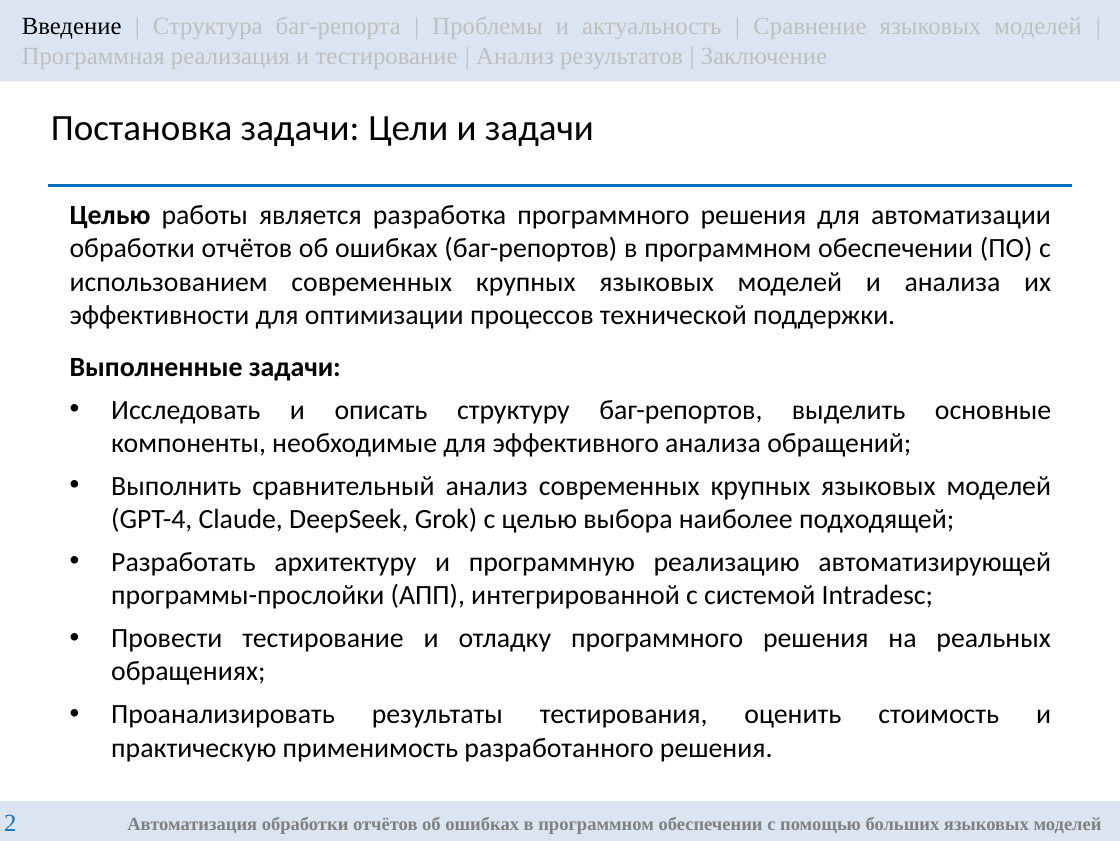
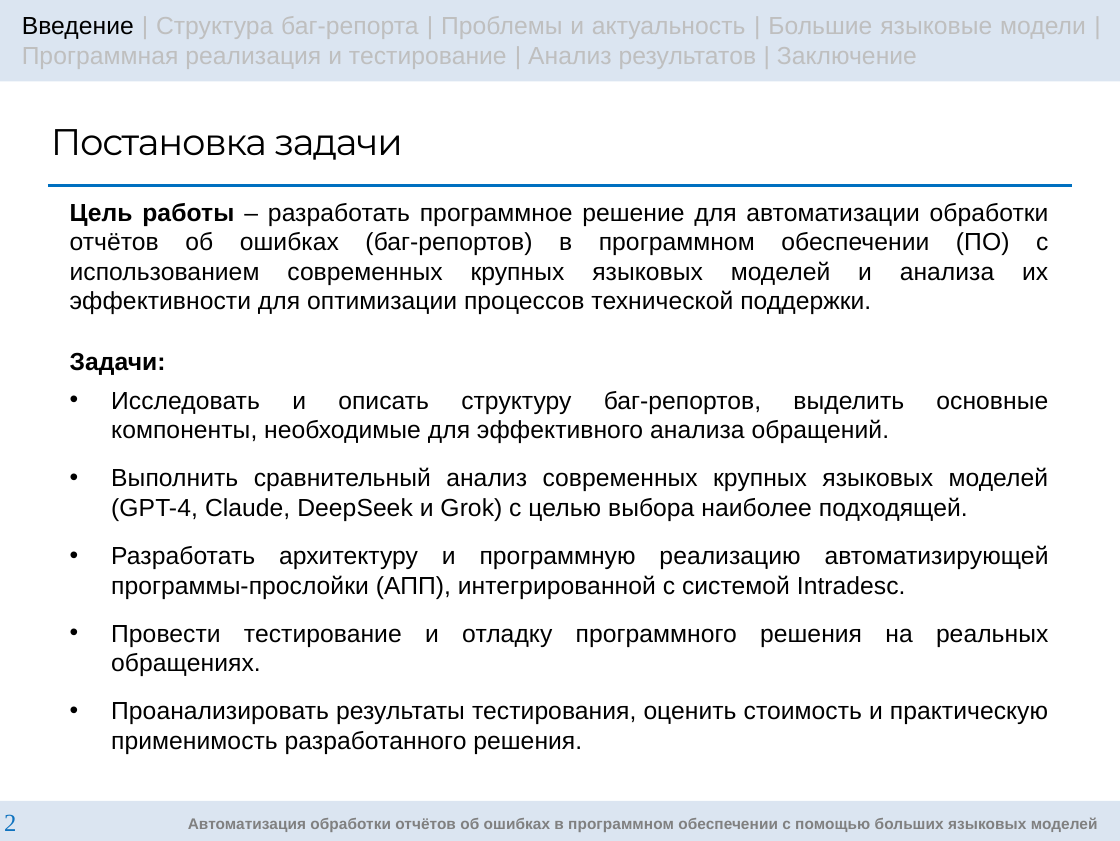
Before and after one commit to g3ntIeman/VKR_Gunko_Nikita, a slide deck: slide 2 of masters/ВКР/Презентация/GunkoNM_RK6-42M_Presentation.pptx. Drawn at 1120x841 pixels with LibreOffice and Linux fonts; fonts in the diff are those of the drawing. Boxes give left, top, right and bottom in pixels: in the first picture for what was removed or moved away, otherwise in the second. Text is boxed around its words. In the diff, an @@ line names an element or a change of style, - is before the commit and + after.

Commit message:
Uploaded last version VKR & presentation

```diff
--- a/masters/ВКР/Презентация/GunkoNM_RK6-42M_Presentation.pptx
+++ b/masters/ВКР/Презентация/GunkoNM_RK6-42M_Presentation.pptx
@@ text in rectangle at (x1=22, y1=16, x2=1086, y2=69): text changed; font Times New Roman to Arial @@
-Введение | Структура баг-репорта | Проблемы и актуальность | Сравнение языковых моделей | Программная реализация и тестирование | Анализ результатов | Заключение
+Введение | Структура баг-репорта | Проблемы и актуальность | Большие языковые модели | Программная реализация и тестирование | Анализ результатов | Заключение
@@ title at (x1=51, y1=129, x2=402, y2=160): text changed; font Calibri to Montserrat @@
-Постановка задачи: Цели и задачи
+Постановка задачи
@@ text at (x1=70, y1=203, x2=1049, y2=676): text changed; size 9 to 8 pt; font Calibri to Arial @@
-Целью работы является разработка программного решения для автоматизации обработки отчётов об ошибках (баг-репортов) в программном обеспечении (ПО) с использованием современных крупных языковых моделей и анализа их эффективности для оптимизации процессов технической поддержки.
-Выполненные задачи:
-• Исследовать и описать структуру баг-репортов, выделить основные компоненты, необходимые для эффективного анализа обращений;
-• Выполнить сравнительный анализ современных крупных языковых моделей (GPT-4, Claude, DeepSeek, Grok) с целью выбора наиболее подходящей;
-• Разработать архитектуру и программную реализацию автоматизирующей программы-прослойки (АПП), интегрированной с системой Intradesc;
-• Провести тестирование и отладку программного решения на реальных обращениях;
+Цель работы – разработать программное решение для автоматизации обработки отчётов об ошибках (баг-репортов) в программном обеспечении (ПО) с использованием современных крупных языковых моделей и анализа их эффективности для оптимизации процессов технической поддержки.
+Задачи:
+• Исследовать и описать структуру баг-репортов, выделить основные компоненты, необходимые для эффективного анализа обращений.
+• Выполнить сравнительный анализ современных крупных языковых моделей (GPT-4, Claude, DeepSeek и Grok) с целью выбора наиболее подходящей.
+• Разработать архитектуру и программную реализацию автоматизирующей программы-прослойки (АПП), интегрированной с системой Intradesc.
+• Провести тестирование и отладку программного решения на реальных обращениях.
@@ text at (x1=111, y1=702, x2=1048, y2=754): size 9 to 8 pt, font Calibri to Arial in "Проанализировать результаты тестирования, оценить стоимость  ..."; less space between paragraphs @@
@@ rectangle "Автоматизация обработки отчётов об ошибках ..." at (x1=0, y1=800, x2=1120, y2=841): size 6 to 5 pt, font Times New Roman to Arial @@
```
Also in this commit, not shown: 16 other slides changed, 5 slides added, 1 other file.
